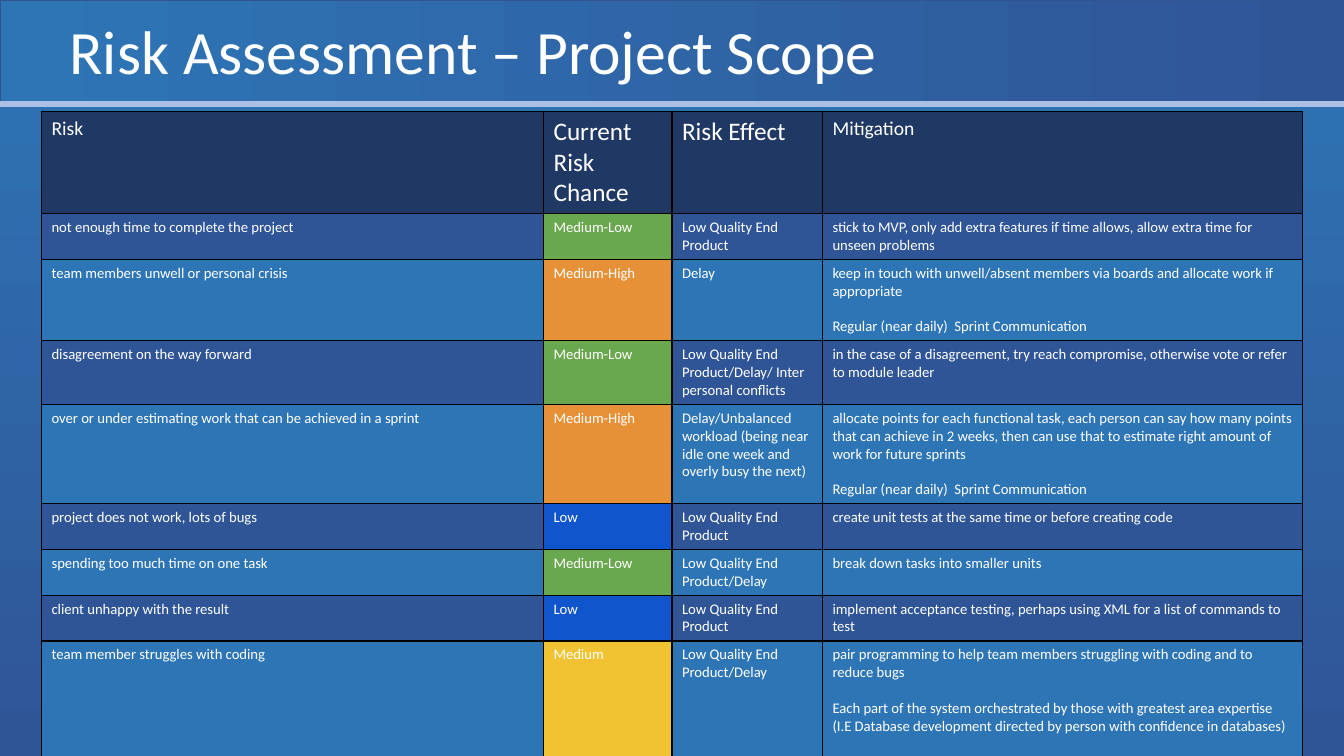
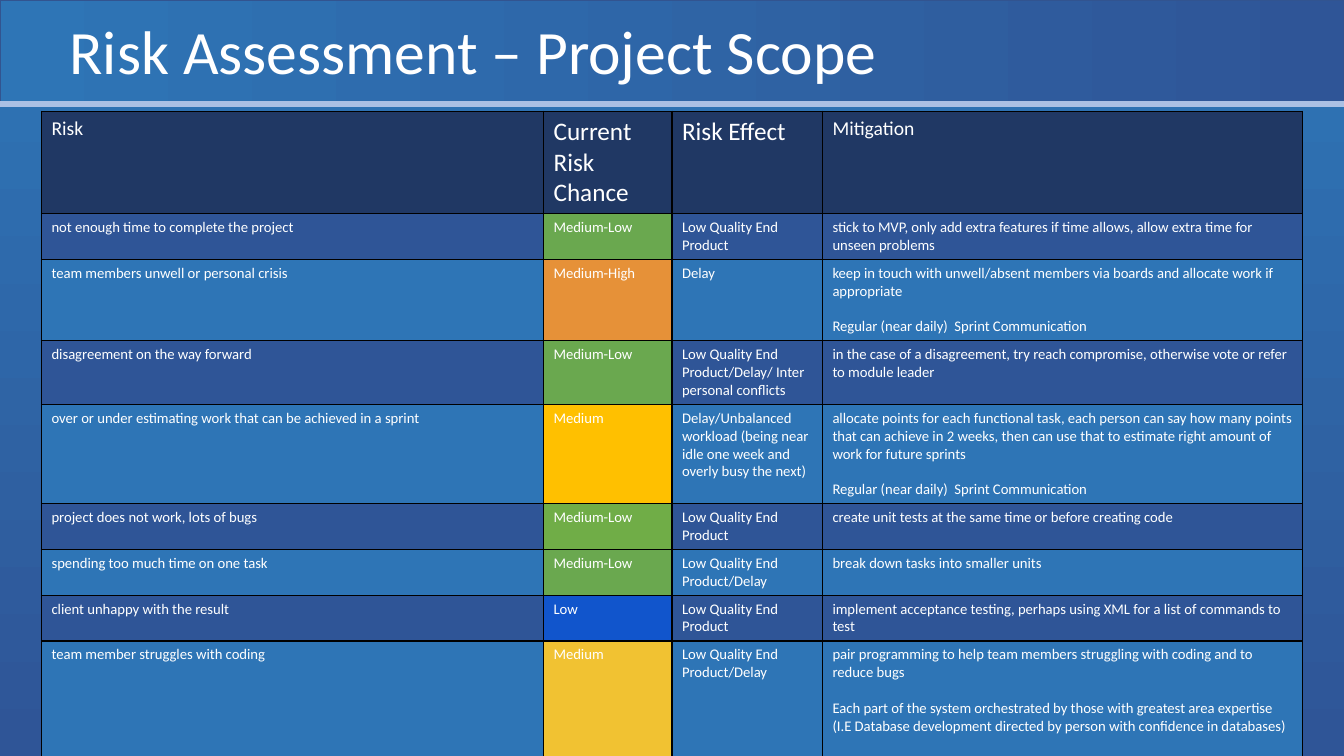
Before and after one commit to Eyo123/ISAD251REF, a slide deck: slide 7 of Documents/Presentations/PRCO204 Group Presentation 2.pptx (slide 5 before the commit). Drawn at 1344x756 pixels with LibreOffice and Linux fonts; fonts in the diff are those of the drawing. Boxes give left, top, right and bottom in pixels: in the first picture for what was removed or moved away, otherwise in the second. Text is boxed around its words. In the diff, an @@ line names an element or a change of style, - is before the commit and + after.

```diff
--- a/Documents/Presentations/PRCO204 Group Presentation 2.pptx
+++ b/Documents/Presentations/PRCO204 Group Presentation 2.pptx
@@ table at bbox=[41, 111, 1302, 756] @@
-row 5, column 2: Medium-High
+row 5, column 2: Medium
-row 6, column 2: Low
+row 6, column 2: Medium-Low
@@ fill #E69138 to #FFC000 in row 5, column 2 @@
@@ fill #1155CC to #70AD47 in row 6, column 2 @@
```
Also in this commit, not shown: 1 other slide changed, 3 slides added, 4 slides removed.
